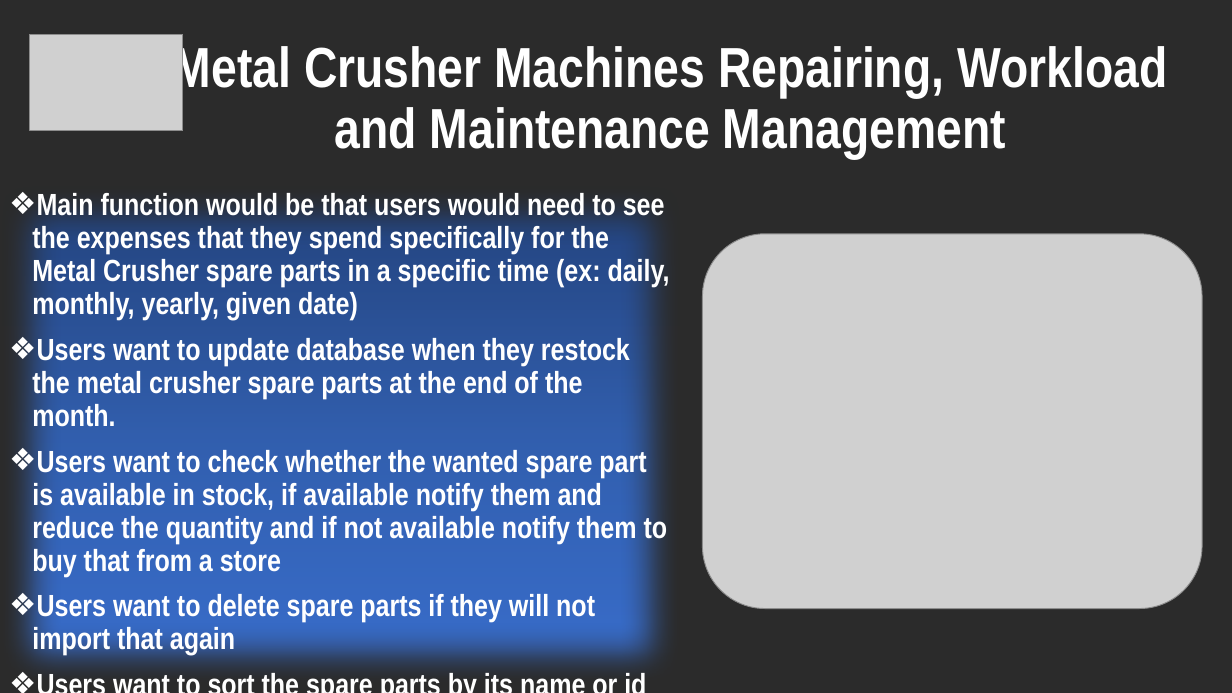
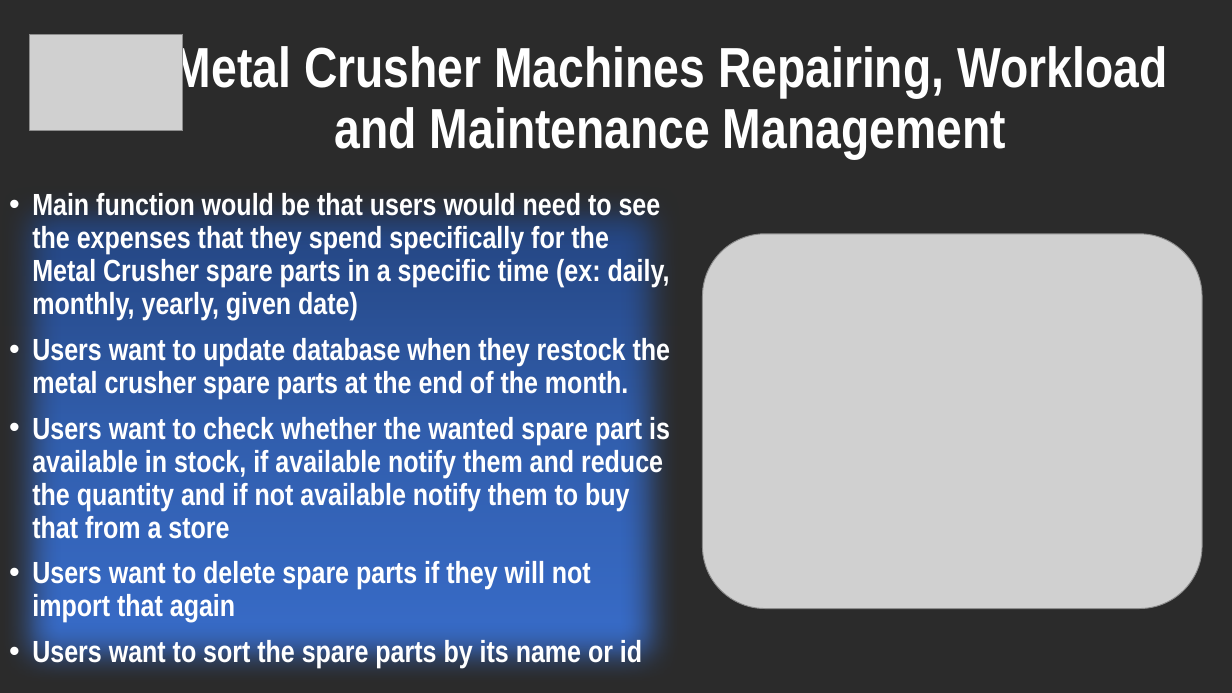
Before and after one commit to Lasitha64/Project1, a slide deck: slide 11 of Project Proposal New.pptx. Drawn at 1232x693 pixels with LibreOffice and Linux fonts; fonts in the diff are those of the drawing; grey boxes stand for pictures; background and template pictures are left out; a plain dark background stands for a picture behind light text. Boxes give left, top, right and bottom in pixels: in the first picture for what was removed or moved away, otherwise in the second. Text is boxed around its words. In the diff, an @@ line names an element or a change of style, - is before the commit and + after.

```diff
--- a/Project Proposal New.pptx
+++ b/Project Proposal New.pptx
@@ text "Main function would be that ..." at (32,190,671,669): bullet ❖ to • @@
```
Also in this commit, not shown: 2 slides added, 2 slides removed.
